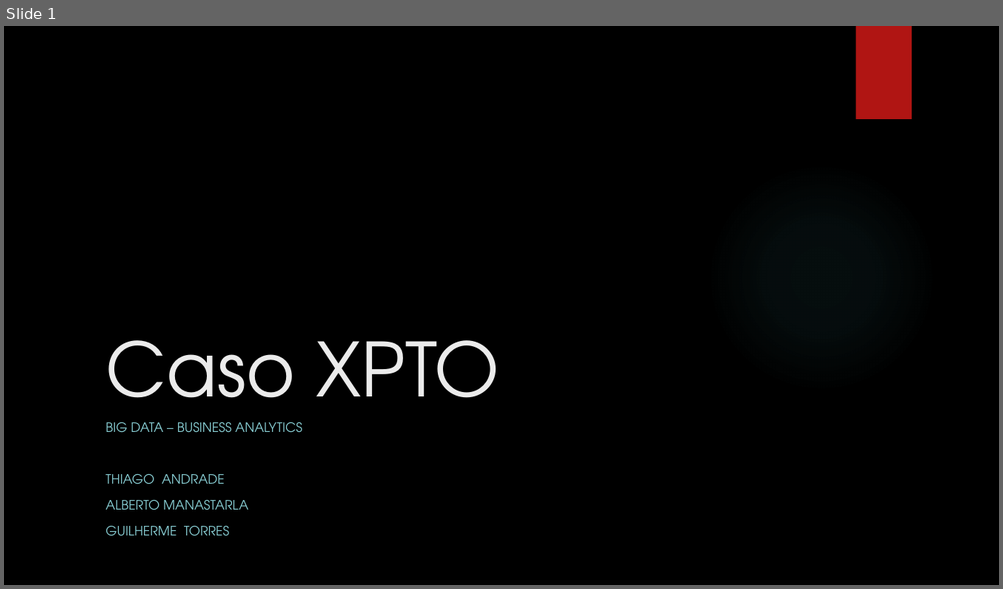
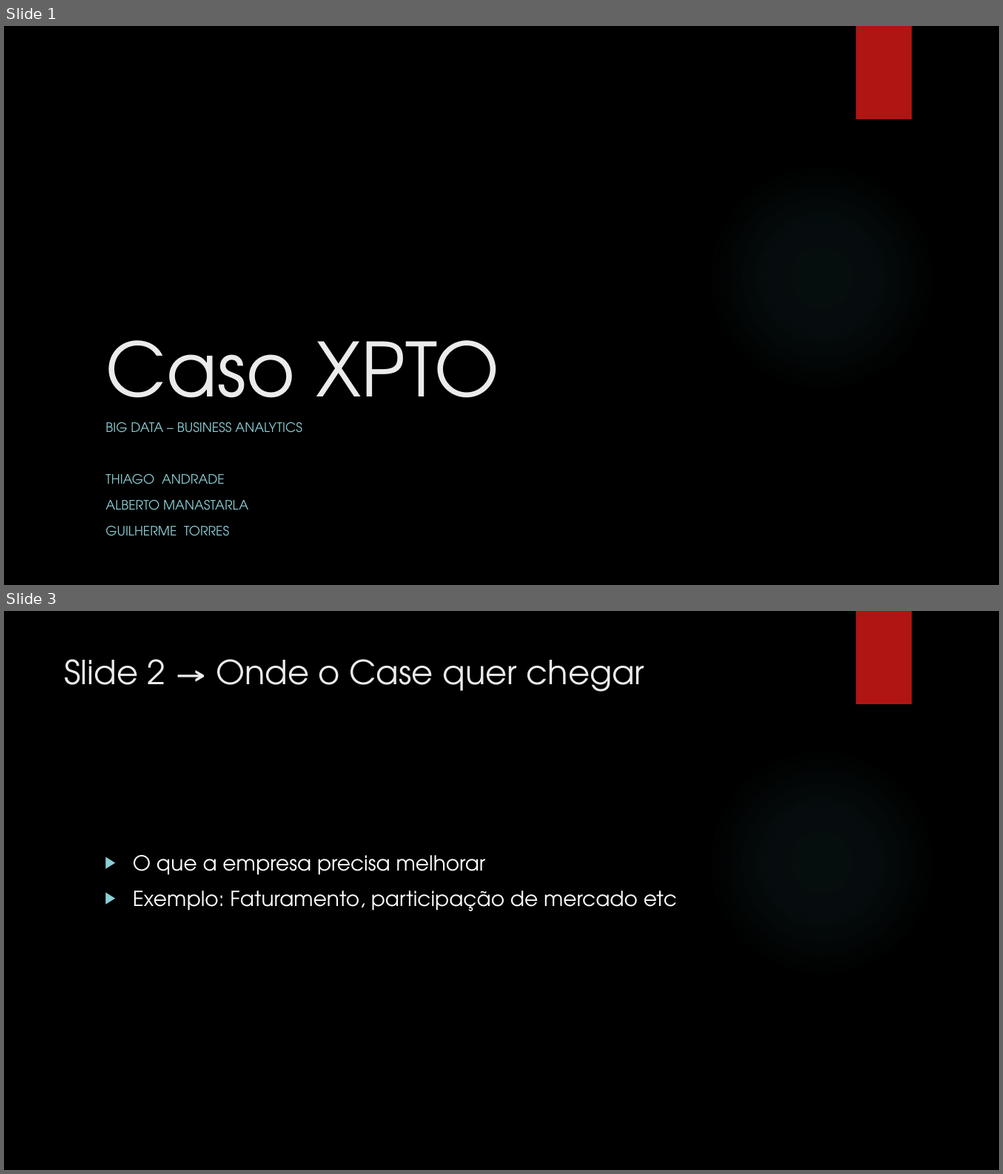
Before and after one commit to FIAP-14BDT/Business_Analytics_Tabs, a slide deck: 14BDT_Business_Analytics.pptx. Shown one above the other, each under a label of ours: slide 1 before the commit, slides 1 and 3 after it; the slides between them are not shown. The pictures are 1003x589 and 1003x1174 pixels, drawn with LibreOffice and Linux fonts; fonts in the diff are those of the drawing; background and template pictures are left out. Boxes give left, top, right and bottom in pixels: in the first picture for what was removed or moved away, otherwise in the second. Text is boxed around its words. In the diff, an @@ line names an element or a change of style, - is before the commit and + after.

Commit message:
Resumo para cada slide  do que precisa ser feito

```diff
--- a/14BDT_Business_Analytics.pptx
+++ b/14BDT_Business_Analytics.pptx
@@ slide 3 added at <box>4,611,999,1170</box>, background picture (left out); not listed: 2 template elements that a slide beside it also shows @@
@@ title added at <box>64,659,645,692</box>, 32 pt, text #EBEBEB @@
+Slide 2 → Onde o Case quer chegar
@@ text added at <box>133,855,677,911</box>, 20 pt, text #FFFFFF @@
+▶ O que a empresa precisa melhorar
+▶ Exemplo: Faturamento, participação de mercado etc
```
Also in this commit, not shown: 6 other slides added, 3 slides removed.
